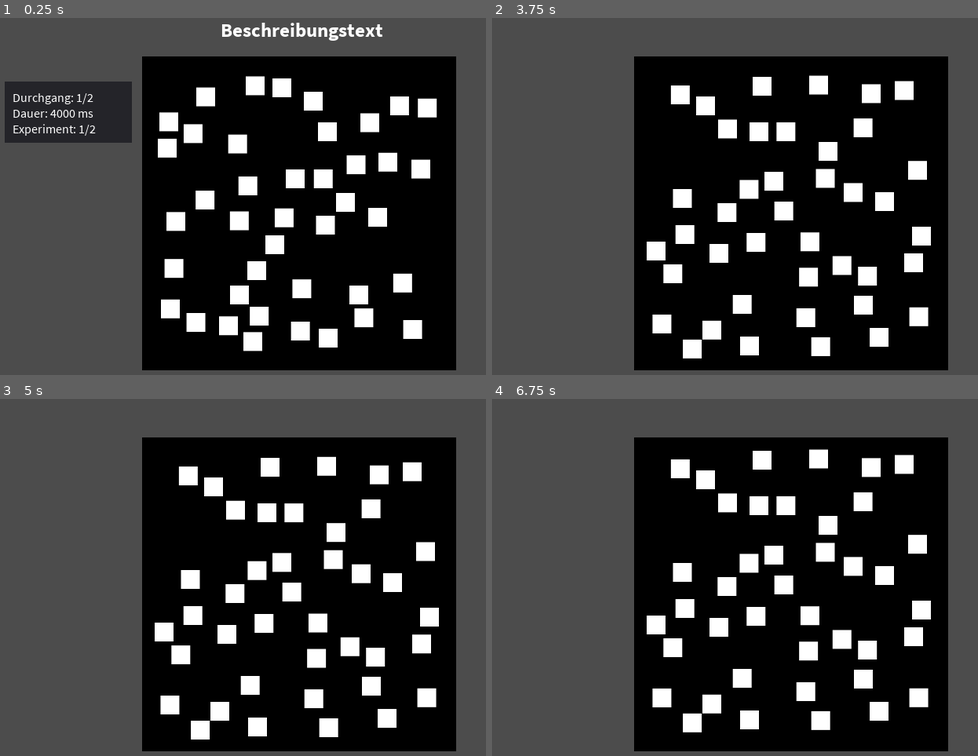
Above: before the commit, frames 1-4 (two rows, left to right).
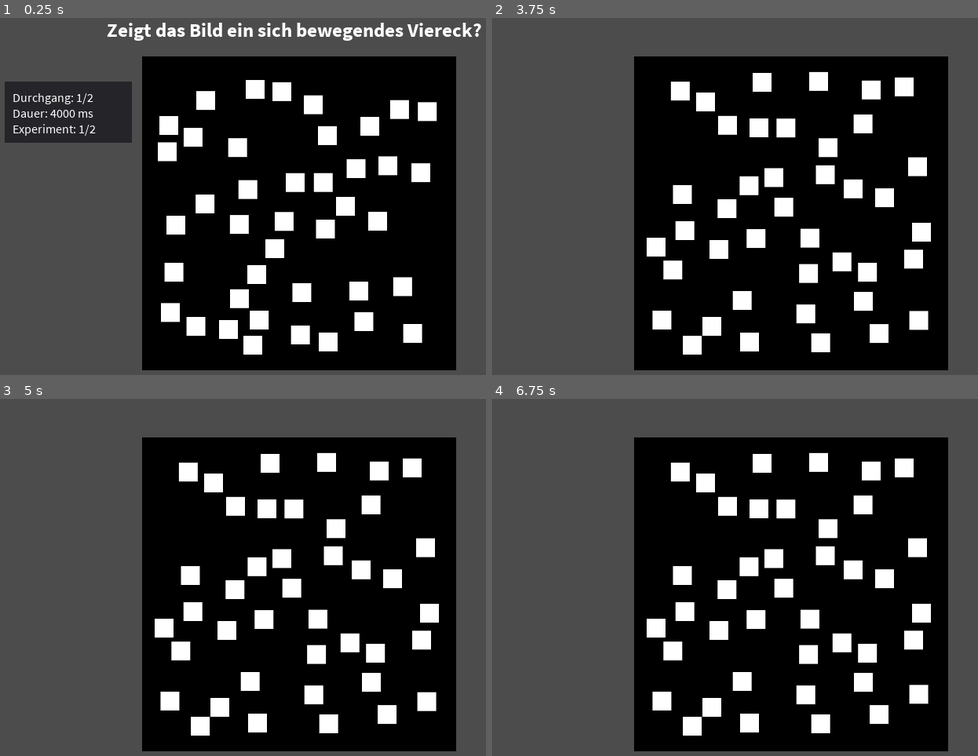
Above: after the commit, the same moments.

Repository: nevs-devs/preattentiv
Game: Godot game, scene res://Main.tscn
Two runs of this game, one before a commit and one after it. Both use one fixed random seed, a clock stepped at 60 frames per second and the inputs below.
Inputs:
- Up to frame 1 (0.25 s): no input
- Up to frame 2 (3.75 s): tap Enter (ui_accept) at 0.5, 0.77, 1.25, 1.52, 2, 2.75, 3.02, 3.5 s
- Up to frame 3 (5 s): tap Enter (ui_accept) at 3.77, 4.52 s
- Up to frame 4 (6.75 s): tap Enter (ui_accept) at 6.02 s

The runs differ from the first frame. In frame 1, 5.2% of the frame differs, in the area x 22-100%, y 1-95%; in frame 2, 3.8%; in frame 3, 3.8%; in frame 4, 3.3%.

Commit message:
added explanation texts

Diff:
--- a/Explanation.tscn
+++ b/Explanation.tscn
@@ -17,6 +17,7 @@
 margin_top = 50.0
 margin_right = 488.0
 margin_bottom = 82.0
+grow_horizontal = 2
 custom_fonts/font = SubResource( 1 )
 text = "Beschreibungstext"
 __meta__ = {
--- a/Main.gd
+++ b/Main.gd
@@ -4,11 +4,15 @@
 	var subject
 	var distractors
 	var count
+	var description
+	var result_description
 
-	func _init(subject, distractors, count):
+	func _init(subject, distractors, count, description, result_description):
 		self.subject = subject
 		self.distractors = distractors
 		self.count = count
+		self.description = description
+		self.result_description = result_description
 
 const COUNTDOWN_TIME = 3
 const NUM_CYCLES = 2
@@ -34,8 +38,8 @@
 
 func setup_experiments():
 	EXPERIMENTS = [
-		Experiment.new("size1", ["motion"], 40),
-		Experiment.new("red_circle", ["blue_circle"], 40)
+		Experiment.new("motion", ["size1"], 40, "Zeigt das Bild ein sich bewegendes Viereck?", "Gab es ein sich bewegendes Viereck?"),
+		Experiment.new("red_circle", ["blue_circle"], 40, "Zeigt das Bild einen roten Punkt?", "Gab es einen roten Punkt?")
 	]
 
 func _ready():
@@ -46,16 +50,18 @@
 	return EXPERIMENTS[experiment_index]
 
 func start_explanation():
+	var current_experiment = get_current_experiment()
 	$"Explanation/InfoPanel/DurationLabel".text = "Dauer: " + str(int(1000*DURATIONS[duration_index])) + " ms"
 	$"Explanation/InfoPanel/CycleLabel".text = "Durchgang: " + str(cycle_index + 1) + "/" + str(NUM_CYCLES)
 	$"Explanation/InfoPanel/ExperimentLabel".text = "Experiment: " + str(experiment_index + 1) + "/" + str(len(EXPERIMENTS))
+	$"Explanation/Label".text = current_experiment.description
+	$"Result/Description".text = current_experiment.result_description
 	$"Show".visible = true
 	$"Countdown".visible = false
 	$"Explanation".visible = true
 	$"Result".visible = false
 	mode = EXPLANATION_MODE
 	$"Show".clear()
-	var current_experiment = get_current_experiment()
 	$"Show".show_objects(current_experiment.subject, current_experiment.distractors, current_experiment.count, true)
 
 	# setup round
Not shown: 3 places in Result.tscn that only renumber resources
